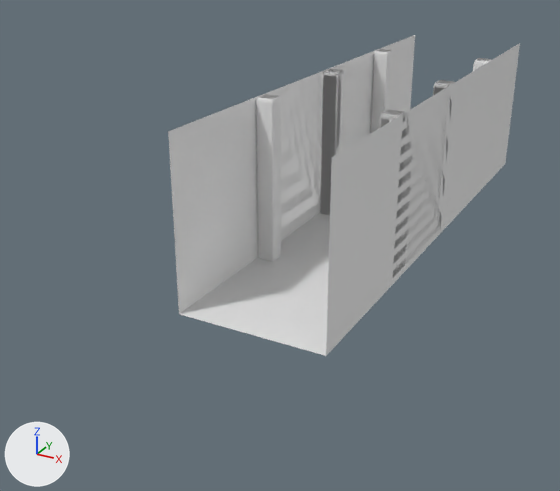
An edit to the Blender file Assets/Location/untitled.blend, drawn before and after from the same camera.
Camera for both pictures: a 50 mm lens placed at (4.13, -7.76, 4.64), pointed at (-0.71, 1.04, 0.23). Every picture has the same lights, and +X, +Y and +Z are marked at lower left. Materials are left out; every surface is plain grey.

Names of what the first picture shows: 'Viga01.002', 'Viga01.003', 'Viga01.007', 'floor01', 'wall01', 'wall01.001', 'wall01.002', 'wall01.003', 'wall01.006', 'wall01.007', 'wall01.008', 'wall01.009'.
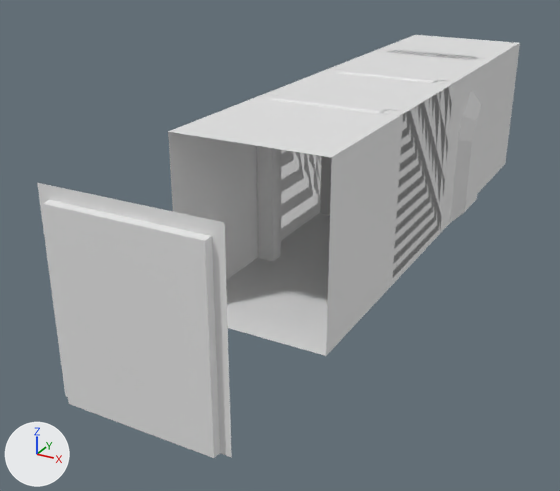
What differs and where, as boxes (x1, y1, x2, y2) in the pictures (560 x 491 px):
'door01', added: after (37, 183, 232, 458)
'teto01', added: after (169, 96, 402, 157)
'teto01.001', added: after (260, 70, 453, 114)
'teto01.002', added: after (327, 50, 491, 83)
'teto01.003', added: after (378, 35, 519, 60)
'Viga01.010', added: after (272, 95, 387, 113)
'Viga01.011', added: after (337, 69, 438, 83)
'Viga01.012', added: after (387, 49, 477, 60)
'wall01.007', unchanged, covered by the edit: before (325, 50, 376, 151)
'Viga01.003', unchanged, covered by the edit: before (320, 69, 344, 215); after (320, 69, 339, 215)
'wall01.008', unchanged, covered by the edit: before (376, 35, 415, 112)
'Viga01.007', unchanged, covered by the edit: before (371, 49, 392, 133)

Diff of the bpy script that builds the scene:
```diff
--- a/Assets/Location/untitled.blend.py
+++ b/Assets/Location/untitled.blend.py
@@ me_cube_015 @@
+me_cube_015.from_pydata([(1.0, 1.0, 1.3), (1.0, -1.0, 1.3), (-1.0, -1.0, 1.3), (-1.0, 1.0, 1.3)], [], [(0, 3, 2, 1)])
@@ me_plane @@
+me_plane.from_pydata(...)  # 16 vertices, 10 faces; spans x -1.0..1.0, y -1.0..1.3, z 0.0..0.09
@@ ob_teto01 @@
+ob_teto01 = bpy.data.objects.new('teto01', me_cube_015)
+ob_teto01.location = (0.0, 0.0, 1.03)
@@ ob_viga01_010 @@
+ob_viga01_010 = bpy.data.objects.new('Viga01.010', me_cylinder.copy())  # the mesh of ob_viga01
+ob_viga01_010.location = (-0.1, 1.01, 2.23)
+ob_viga01_010.rotation_euler = (1.571, 0.785, 1.571)  # degrees (90, 45, 90)
+ob_viga01_010.scale = (0.935, 0.935, 0.652)
@@ ob_viga01_011 @@
+ob_viga01_011 = bpy.data.objects.new('Viga01.011', me_cylinder.copy())  # the mesh of ob_viga01
+ob_viga01_011.location = (-0.1, 3.01, 2.23)
+ob_viga01_011.rotation_euler = (1.571, 0.785, 1.571)  # degrees (90, 45, 90)
+ob_viga01_011.scale = (0.935, 0.935, 0.652)
@@ ob_viga01_012 @@
+ob_viga01_012 = bpy.data.objects.new('Viga01.012', me_cylinder.copy())  # the mesh of ob_viga01
+ob_viga01_012.location = (-0.1, 5.01, 2.23)
+ob_viga01_012.rotation_euler = (1.571, 0.785, 1.571)  # degrees (90, 45, 90)
+ob_viga01_012.scale = (0.935, 0.935, 0.652)
@@ ob_teto01_001 @@
+ob_teto01_001 = bpy.data.objects.new('teto01.001', me_cube_015.copy())
+ob_teto01_001.location = (0.0, 2.0, 1.03)
@@ ob_teto01_002 @@
+ob_teto01_002 = bpy.data.objects.new('teto01.002', me_cube_015.copy())
+ob_teto01_002.location = (0.0, 4.0, 1.03)
@@ ob_teto01_003 @@
+ob_teto01_003 = bpy.data.objects.new('teto01.003', me_cube_015.copy())
+ob_teto01_003.location = (0.0, 6.0, 1.03)
@@ ob_door01 @@
+ob_door01 = bpy.data.objects.new('door01', me_plane)
+ob_door01.location = (0.0, -2.98, 1.04)
+ob_door01.rotation_euler = (1.571, 0.0, 0.0)  # degrees (90, 0, 0)
```
